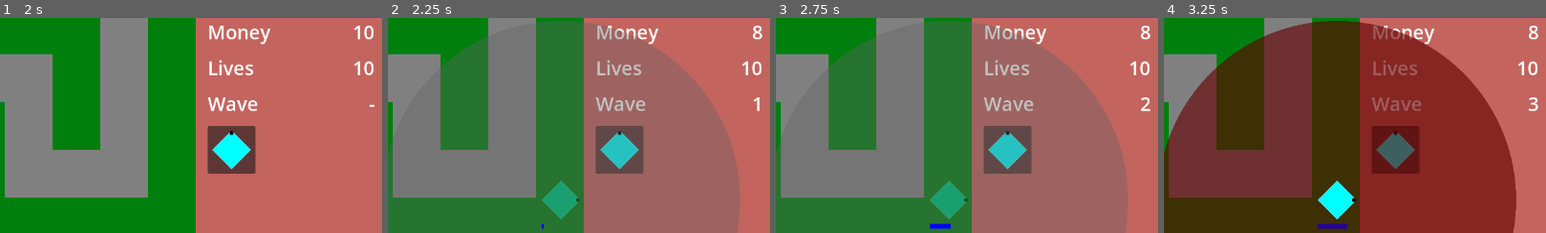
Above: before the commit, frames 1-4 (left to right).
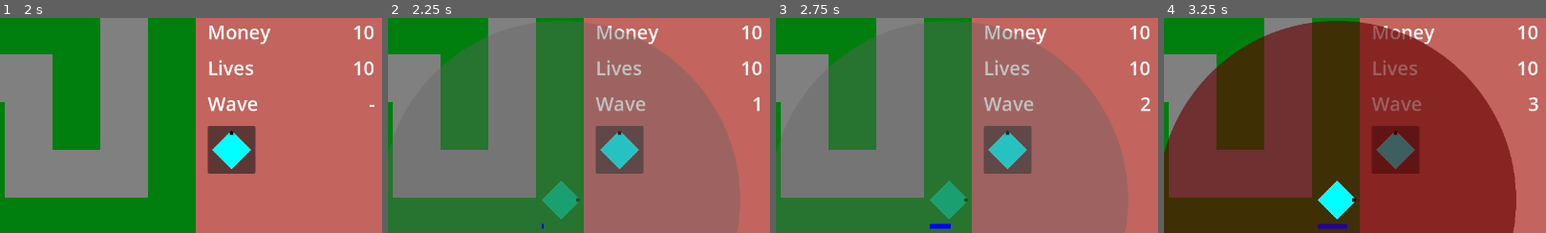
Above: after the commit, the same moments.

Repository: phrasmotica/godot-tower-defence
Game: Godot game, scene res://scenes/game.tscn
Two runs of this game, one before a commit and one after it. Both use one fixed random seed, a clock stepped at 60 frames per second and the inputs below.
Inputs (mouse positions are % of the whole screen's width and height, from its top left):
- Up to frame 1 (2 s): click (80, 33) at 0.5 s; click "Start" at 1.25 s
- Up to frame 2 (2.25 s): tap Enter (ui_accept) at 2 s; move the mouse to (72, 45) at 2.02 s; hold Shift (fast_forward) from 2.03 s (still down); tap 1 (tower_1) at 2.1 s; click (72, 45) at 2.17 s
- Up to frame 3 (2.75 s): keep holding Shift (fast_forward); tap Enter (ui_accept) at 2.27 s
- Up to frame 4 (3.25 s): move the mouse to (72, 45) at 2.77 s; release Shift (fast_forward) at 2.78 s; tap 1 (tower_1) at 2.85 s; click (72, 45) at 2.92 s; tap Enter (ui_accept) at 3.02 s
The pictures show only the part of the screen within x 49-99%, y 3-53%; the shares and areas given below are measured in that part.

Frame 1 is identical in both runs. In frame 2, 0.1% of the frame differs, in the area x 92-98%, y 3-11%; in frame 3, 0.1%; in frame 4, 0.1%.

Commit message:
Handle tower placing in game UI script

Diff:
--- a/scenes/game.tscn
+++ b/scenes/game.tscn
@@ -201,7 +201,6 @@
 
 [node name="Towers" type="Node2D" parent="."]
 script = ExtResource("5_rtba5")
-tower_1 = ExtResource("5_3wfyb")
 
 [node name="Foreground" type="Node2D" parent="."]
 
@@ -209,6 +208,7 @@
 unique_name_in_owner = true
 offset_left = 960.0
 offset_right = 1280.0
+tower_1 = ExtResource("5_3wfyb")
 
 [node name="OverlayCanvas" type="CanvasLayer" parent="."]
 
@@ -226,12 +226,7 @@
 [connection signal="wave_sent" from="Managers/WavesManager" to="GameUI" method="_on_waves_manager_wave_sent"]
 [connection signal="enemy_died" from="Enemies/PathWaypoints" to="Managers/BankManager" method="_on_path_waypoints_enemy_died"]
 [connection signal="enemy_reached_end" from="Enemies/PathWaypoints" to="Managers/LivesManager" method="_on_path_waypoints_enemy_reached_end"]
-[connection signal="tower_placed" from="Towers" to="Managers/BankManager" method="_on_towers_tower_placed"]
-[connection signal="tower_placed" from="Towers" to="GameUI" method="_on_towers_tower_placed"]
-[connection signal="tower_placing" from="Towers" to="GameUI" method="_on_towers_tower_placing"]
-[connection signal="tower_selected" from="Towers" to="GameUI" method="_on_towers_tower_selected"]
-[connection signal="tower_upgrade_finish" from="Towers" to="GameUI" method="_on_towers_tower_upgrade_finish"]
-[connection signal="buy_gun_tower_button" from="GameUI" to="Towers" method="_on_game_ui_buy_gun_tower_button"]
+[connection signal="tower_sold" from="GameUI" to="Managers/BankManager" method="_on_game_ui_tower_sold"]
 [connection signal="tower_upgrade_start" from="GameUI" to="Managers/BankManager" method="_on_game_ui_tower_upgrade_start"]
 [connection signal="start" from="OverlayCanvas/StartGame" to="Managers/WavesManager" method="_on_start_game_start"]
-[connection signal="start" from="OverlayCanvas/StartGame" to="Towers" method="_on_start_game_start"]
+[connection signal="start" from="OverlayCanvas/StartGame" to="GameUI" method="_on_start_game_start"]
--- a/scripts/bank_manager.gd
+++ b/scripts/bank_manager.gd
@@ -25,11 +25,11 @@
 func _on_path_waypoints_enemy_died(_enemy:Enemy):
 	current_money += 1
 
-func _on_towers_tower_placed(tower: Tower):
+func _on_game_ui_tower_placed(tower: Tower):
 	current_money -= tower.price
 
-func _on_game_ui_tower_upgrade_start(_tower:Tower, next_level:TowerLevel):
+func _on_game_ui_tower_upgrade_start(_tower: Tower, next_level: TowerLevel):
 	current_money -= next_level.price
 
-func _on_towers_tower_sold(sell_value: int):
+func _on_game_ui_tower_sold(sell_value:int):
 	current_money += sell_value
--- a/scripts/game_ui.gd
+++ b/scripts/game_ui.gd
@@ -1,6 +1,9 @@
 class_name GameUI extends Control
 
+@export var tower_1: PackedScene
+
 @onready var bank: BankManager = %BankManager
+@onready var path: Path = %PathWaypoints
 
 @onready var money_amount = $ColorRect/MoneyLabel/Amount
 @onready var lives_amount = $ColorRect/LivesLabel/Amount
@@ -9,10 +12,15 @@
 @onready var sell_button = $ColorRect/SelectedTowerButtons/SellButton
 @onready var cancel_button = $ColorRect/CancelButton
 
-signal buy_gun_tower_button
-
+signal tower_placing(tower: Tower)
 signal tower_placing_cancelled
+signal tower_placed(tower: Tower)
+
+signal tower_selected(tower: Tower)
+
 signal tower_upgrade_start(tower: Tower, next_level: TowerLevel)
+signal tower_upgrade_finish(tower: Tower, next_level: TowerLevel)
+
 signal tower_sold(sell_value: int)
 
 var placing_tower: Tower:
@@ -42,7 +50,12 @@
 	placing_tower = null
 	selected_tower = null
 
+	set_process(false)
+
 func _process(_delta):
+	if Input.is_action_just_pressed("tower_1"):
+		try_place(tower_1)
+
 	if Input.is_action_just_pressed("ui_cancel"):
 		if selected_tower:
 			deselect()
@@ -56,6 +69,50 @@
 	if Input.is_action_just_pressed("ui_text_delete"):
 		try_sell()
 
+func try_place(tower_scene: PackedScene):
+	placing_tower = tower_scene.instantiate()
+
+	if not bank.can_afford(placing_tower.price):
+		print(placing_tower.name + " purchase failed: cannot afford")
+		return false
+
+	print("Purchasing " + placing_tower.name)
+
+	placing_tower.path = path
+	placing_tower.set_placing()
+
+	tower_placing.emit(placing_tower)
+
+	placing_tower.on_placed.connect(_on_placing_tower_placed)
+	placing_tower.on_selected.connect(_on_placing_tower_selected)
+	placing_tower.on_upgrade_finish.connect(_on_placing_tower_on_upgrade_finish)
+
+	# TODO: parent the tower node to the tower manager node once it's placed
+	add_child(placing_tower)
+
+	return true
+
+func _on_placing_tower_on_upgrade_finish(tower: Tower, next_level: TowerLevel):
+	print("Selected tower upgrade finished")
+
+	upgrade_button.disabled = tower.get_upgrade() == null
+
+	tower_upgrade_finish.emit(tower, next_level)
+
+func _on_placing_tower_placed(tower: Tower):
+	print("Placed new tower")
+
+	stop_tower_creation()
+
+	tower_placed.emit(tower)
+
+func _on_placing_tower_selected(tower: Tower):
+	print("Selected " + tower.name)
+
+	selected_tower = tower
+
+	tower_selected.emit(tower)
+
 func deselect():
 	print("Deselecting tower")
 
@@ -112,10 +169,12 @@
 
 	return true
 
+func _on_start_game_start():
+	print("Enabling game UI process")
+	set_process(true)
+
 func _on_gun_tower_button_pressed():
-	print("Buying gun tower from UI")
-
-	buy_gun_tower_button.emit()
+	try_place(tower_1)
 
 func _on_bank_manager_money_changed(new_money:int):
 	if money_amount:
@@ -135,22 +194,6 @@
 func _on_sell_button_pressed():
 	try_sell()
 
-func _on_towers_tower_selected(tower: Tower):
-	selected_tower = tower
-
-func _on_towers_tower_upgrade_finish(tower:Tower, _next_level:TowerLevel):
-	upgrade_button.disabled = tower.get_upgrade() == null
-
-func _on_towers_tower_placing(tower: Tower):
-	placing_tower = tower
-
-	add_child(tower)
-
-	# TODO: parent the tower node to the tower manager once it's placed
-
-func _on_towers_tower_placed(_tower: Tower):
-	stop_tower_creation()
-
 func _on_cancel_button_pressed():
 	# need to free placing_tower ourselves
 	placing_tower.queue_free()
--- a/scripts/tower_manager.gd
+++ b/scripts/tower_manager.gd
@@ -1,69 +1 @@
 class_name TowerManager extends Node2D
-
-@export var tower_1: PackedScene
-
-@onready var bank: BankManager = %BankManager
-@onready var path: Path = %PathWaypoints
-
-signal tower_placing(tower: Tower)
-signal tower_placed(tower: Tower)
-signal tower_upgrade_finish(tower: Tower, next_level: TowerLevel)
-
-signal tower_selected(tower: Tower)
-
-var new_tower: Tower = null
-
-func _ready():
-	set_process(false)
-
-func _process(_delta):
-	# TODO: handle all of this in game_ui.gd
-	if Input.is_action_just_pressed("tower_1"):
-		try_place(tower_1)
-
-func try_place(tower_scene: PackedScene):
-	new_tower = tower_scene.instantiate()
-
-	if not bank.can_afford(new_tower.price):
-		print(new_tower.name + " purchase failed: cannot afford")
-		return false
-
-	print("Purchasing " + new_tower.name)
-
-	new_tower.path = path
-	new_tower.set_placing()
-
-	tower_placing.emit(new_tower)
-
-	new_tower.on_placed.connect(_on_new_tower_placed)
-	new_tower.on_selected.connect(_on_new_tower_selected)
-	new_tower.on_upgrade_finish.connect(_on_new_tower_on_upgrade_finish)
-
-	return true
-
-func _on_new_tower_on_upgrade_finish(tower: Tower, next_level: TowerLevel):
-	print("Selected tower upgrade finished")
-
-	tower_upgrade_finish.emit(tower, next_level)
-
-func _on_new_tower_placed(tower: Tower):
-	print("Placed new tower")
-	new_tower = null
-
-	tower_placed.emit(tower)
-
-func _on_new_tower_selected(tower: Tower):
-	print("Selected " + tower.name)
-
-	tower_selected.emit(tower)
-
-func _on_start_game_start():
-	print("Enabling tower manager")
-	set_process(true)
-
-func _on_game_ui_buy_gun_tower_button():
-	try_place(tower_1)
-
-func _on_game_ui_tower_placing_cancelled():
-	# game UI has already freed new_tower
-	new_tower = null
